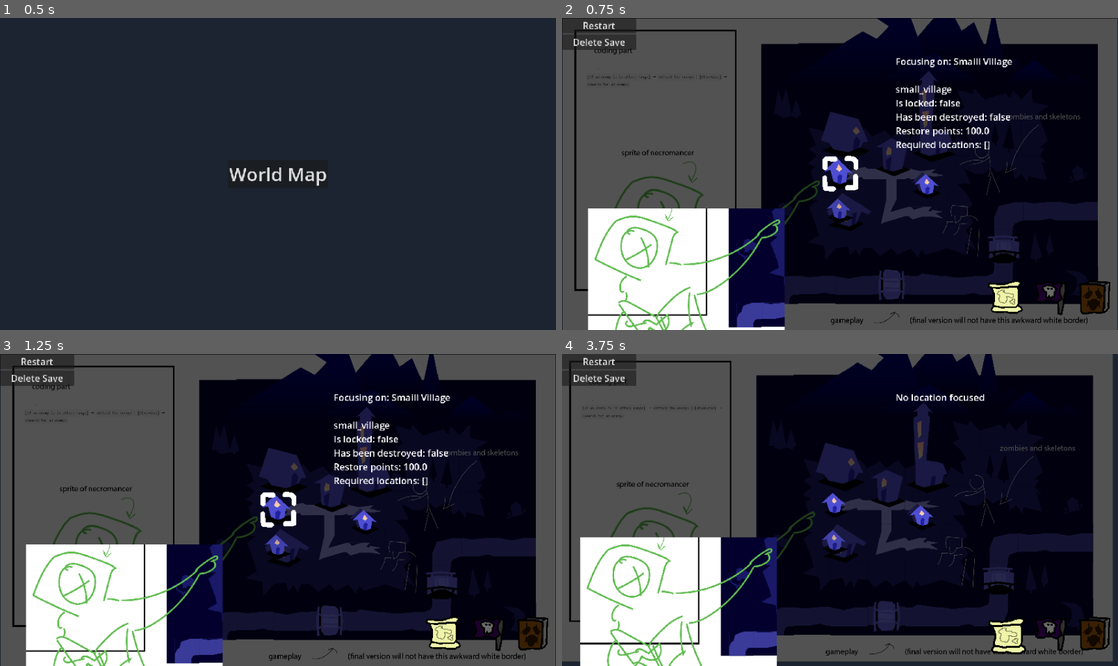
Above: before the commit, frames 1-4 (two rows, left to right).
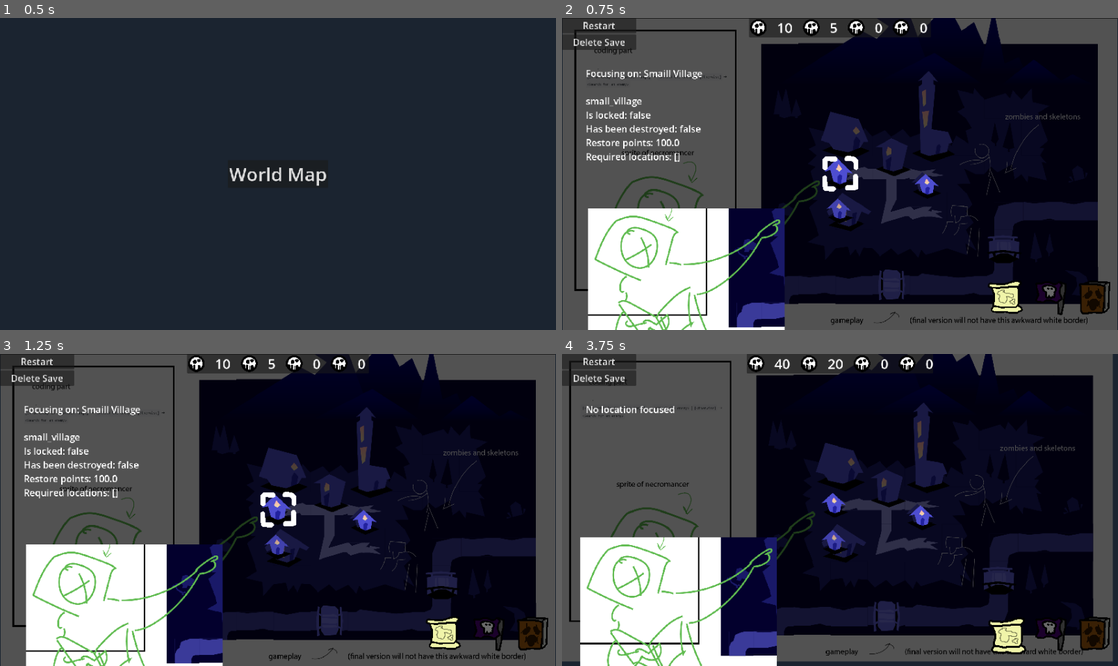
Above: after the commit, the same moments.

Repository: slost/thj-2026
Game: Godot game, scene res://systems/debug/debug_rooms.tscn
Two runs of this game, one before a commit and one after it. Both use one fixed random seed, a clock stepped at 60 frames per second and the inputs below.
Inputs (mouse positions are in pixels of both pictures, inside the frame that each line leads up to):
- Up to frame 1 (0.5 s): no input
- Up to frame 2 (0.75 s): click "World Map" at 0.5 s
- Up to frame 3 (1.25 s): no input
- Up to frame 4 (3.75 s): click "Restart" at 1.25 s; click "Restart" at 2 s; click "Restart" at 2.75 s; click (1006, 631) at 3.5 s

Frame 1 is identical in both runs. In frame 2, 4.1% of the frame differs, in the area x 4-81%, y 0-47%; in frame 3, 4.1%; in frame 4, 2.0%.

Commit message:
Add resource panel

Diff:
--- a/systems/game/game.gd
+++ b/systems/game/game.gd
@@ -1,5 +1,14 @@
 extends Node
 
+
+signal resource_changed()
+
+enum ResourceType {
+	CORPSE,
+	BONE,
+	WEAPON,
+	COLLAR,
+}
 
 const BATTLE_SCENE: String = "res://systems/battle/battle.tscn"
 const MAP_SCENE: String = "res://systems/world_map/world_map.tscn"
@@ -7,10 +16,15 @@
 const MAP_SAVE_SLOT := 0
 const DISABLED_COLOR: Color = Color.DIM_GRAY
 
-
 # States
 var raid_target_id := "" ## Save key of the town that was raided.
 var pending_raid_damage := 0.0 ## Applied after the map reloads its saved restore points.
+
+# Hard-coded resources
+var corpse := 0
+var bone := 0
+var weapon := 0
+var collar := 0
 
 # Refs
 var world_map: WorldMap
@@ -75,3 +89,45 @@
 func _clear_raid_request() -> void:
 	raid_target_id = ""
 	pending_raid_damage = 0.0
+
+
+func resource_icon_id(resource_type: ResourceType) -> String:
+	match resource_type:
+		ResourceType.CORPSE:
+			return "tex_resource_corpse"
+		ResourceType.BONE:
+			return "tex_resource_bone"
+		ResourceType.WEAPON:
+			return "tex_resource_weapon"
+		ResourceType.COLLAR:
+			return "tex_resource_collar"
+		_:
+			return ""
+
+
+func get_resource(resource_type: ResourceType) -> int:
+	match resource_type:
+		ResourceType.CORPSE:
+			return corpse
+		ResourceType.BONE:
+			return bone
+		ResourceType.WEAPON:
+			return weapon
+		ResourceType.COLLAR:
+			return collar
+		_:
+			return 0
+
+
+func change_resource(resource_type: ResourceType, amount: int) -> void:
+	match resource_type:
+		ResourceType.CORPSE:
+			corpse = max(0, corpse + amount)
+		ResourceType.BONE:
+			bone = max(0, bone + amount)
+		ResourceType.WEAPON:
+			weapon = max(0, weapon + amount)
+		ResourceType.COLLAR:
+			collar = max(0, collar + amount)
+
+	resource_changed.emit()
--- /dev/null
+++ b/systems/ui/resource_container.gd
@@ -0,0 +1,16 @@
+extends HBoxContainer
+
+
+@export var resource_type: Game.ResourceType
+@export var resource_icon: TextureRect
+@export var resource_label: Label
+
+
+func _ready() -> void:
+	resource_icon.set("asset_id", Game.resource_icon_id(resource_type))
+	Game.resource_changed.connect(self._on_resource_changed)
+
+
+func _on_resource_changed() -> void:
+	var amount: int = Game.get_resource(resource_type)
+	resource_label.text = str(amount)
--- /dev/null
+++ b/systems/ui/resource_container.tscn
@@ -0,0 +1,30 @@
+[gd_scene format=3 uid="uid://bcylly0bi2ki5"]
+
+[ext_resource type="Script" uid="uid://br4lnhmjemdvn" path="res://systems/ui/resource_container.gd" id="1_3tmn1"]
+[ext_resource type="Script" uid="uid://crmljyqhag08o" path="res://addons/lost_framework/modules/asset_manager/hot_swap_texture_rect.gd" id="2_3tmn1"]
+[ext_resource type="Texture2D" uid="uid://n4il446g0bh1" path="res://placeholders/tex_res_bone.png" id="2_8eyut"]
+
+[sub_resource type="LabelSettings" id="LabelSettings_vjbm6"]
+font_size = 48
+
+[node name="HBoxContainer" type="HBoxContainer" unique_id=638644848 node_paths=PackedStringArray("resource_icon", "resource_label")]
+offset_right = 133.0
+offset_bottom = 88.0
+theme_override_constants/separation = 32
+script = ExtResource("1_3tmn1")
+resource_icon = NodePath("HotSwapTextureRect")
+resource_label = NodePath("Label")
+
+[node name="HotSwapTextureRect" type="TextureRect" parent="." unique_id=253163267]
+custom_minimum_size = Vector2(64, 64)
+custom_maximum_size = Vector2(64, 64)
+propagate_maximum_size = true
+layout_mode = 2
+texture = ExtResource("2_8eyut")
+script = ExtResource("2_3tmn1")
+metadata/_custom_type_script = "uid://crmljyqhag08o"
+
+[node name="Label" type="Label" parent="." unique_id=620930049]
+layout_mode = 2
+text = "0"
+label_settings = SubResource("LabelSettings_vjbm6")
--- a/systems/world_map/world_map.gd
+++ b/systems/world_map/world_map.gd
@@ -25,6 +25,11 @@
 	Game.world_map = self
 	unfocus_location()
 	set_state()
+
+	# Test resources
+	Game.change_resource(Game.ResourceType.CORPSE, 10)
+	Game.change_resource(Game.ResourceType.BONE, 5)
+	Game.change_resource(Game.ResourceType.WEAPON, -3)
 
 
 func _input(event: InputEvent) -> void:
--- a/systems/world_map/world_map.tscn
+++ b/systems/world_map/world_map.tscn
@@ -9,6 +9,7 @@
 [ext_resource type="Script" uid="uid://jc6n263ren8b" path="res://systems/world_map/town_def.gd" id="5_mtdre"]
 [ext_resource type="Texture2D" uid="uid://dqmg8d3tr3fsm" path="res://placeholders/text_pages.png" id="6_5rc7b"]
 [ext_resource type="Script" uid="uid://dw84jg68x20tf" path="res://addons/lost_framework/modules/camera_controler/mouse_pan_component.gd" id="6_pan"]
+[ext_resource type="PackedScene" uid="uid://bcylly0bi2ki5" path="res://systems/ui/resource_container.tscn" id="6_vjbm6"]
 [ext_resource type="Script" uid="uid://dr6gpm73wngym" path="res://addons/lost_framework/modules/camera_controler/parallax_offset_component.gd" id="7_parallax"]
 [ext_resource type="Script" uid="uid://bo1xnktwb64sr" path="res://systems/world_map/map_state_button.gd" id="10_5rc7b"]
 [ext_resource type="Texture2D" uid="uid://daxebvd3b1w3v" path="res://placeholders/text_icon_map.png" id="10_5xdch"]
@@ -63,26 +64,26 @@
 layer = 10
 
 [node name="DebugLabel" type="Label" parent="UI" unique_id=2113755158]
-offset_left = 1152.0
-offset_top = 128.0
-offset_right = 1792.0
-offset_bottom = 384.0
+offset_left = 82.0
+offset_top = 169.0
+offset_right = 722.0
+offset_bottom = 425.0
 text = "aaaa
 bbbb
 cccc
 dddd"
 label_settings = SubResource("LabelSettings_6ji8r")
 
-[node name="VBoxContainer" type="VBoxContainer" parent="UI" unique_id=885843626]
+[node name="DebugContainer" type="VBoxContainer" parent="UI" unique_id=885843626]
 offset_right = 256.0
 offset_bottom = 88.0
 
-[node name="RestartButton" type="Button" parent="UI/VBoxContainer" unique_id=929059393]
+[node name="RestartButton" type="Button" parent="UI/DebugContainer" unique_id=929059393]
 layout_mode = 2
 theme_override_font_sizes/font_size = 32
 text = "Restart"
 
-[node name="DeleteSaveButton" type="Button" parent="UI/VBoxContainer" unique_id=947512725]
+[node name="DeleteSaveButton" type="Button" parent="UI/DebugContainer" unique_id=947512725]
 layout_mode = 2
 theme_override_font_sizes/font_size = 32
 text = "Delete Save"
@@ -125,6 +126,34 @@
 script = ExtResource("10_5rc7b")
 state = 3
 
+[node name="PanelContainer" type="PanelContainer" parent="UI" unique_id=1992228062]
+anchors_preset = 5
+anchor_left = 0.5
+anchor_right = 0.5
+offset_left = -314.0
+offset_right = 314.0
+offset_bottom = 67.0
+grow_horizontal = 2
+
+[node name="VBoxContainer2" type="HBoxContainer" parent="UI/PanelContainer" unique_id=129489134]
+layout_mode = 2
+theme_override_constants/separation = 32
+
+[node name="HBoxContainer" parent="UI/PanelContainer/VBoxContainer2" unique_id=638644848 instance=ExtResource("6_vjbm6")]
+layout_mode = 2
+
+[node name="HBoxContainer2" parent="UI/PanelContainer/VBoxContainer2" unique_id=524003532 instance=ExtResource("6_vjbm6")]
+layout_mode = 2
+resource_type = 1
+
+[node name="HBoxContainer3" parent="UI/PanelContainer/VBoxContainer2" unique_id=868916832 instance=ExtResource("6_vjbm6")]
+layout_mode = 2
+resource_type = 2
+
+[node name="HBoxContainer4" parent="UI/PanelContainer/VBoxContainer2" unique_id=1912400172 instance=ExtResource("6_vjbm6")]
+layout_mode = 2
+resource_type = 3
+
 [node name="CodeLayer" type="CanvasLayer" parent="." unique_id=1508585818]
 
 [node name="Map" type="Node2D" parent="." unique_id=2131770903]
@@ -252,5 +281,5 @@
 asset_id = "tex_portrait_focus"
 metadata/_custom_type_script = "uid://bgit4iapmj1bm"
 
-[connection signal="pressed" from="UI/VBoxContainer/RestartButton" to="." method="_on_restart_button_pressed"]
-[connection signal="pressed" from="UI/VBoxContainer/DeleteSaveButton" to="." method="_on_delete_save_button_pressed"]
+[connection signal="pressed" from="UI/DebugContainer/RestartButton" to="." method="_on_restart_button_pressed"]
+[connection signal="pressed" from="UI/DebugContainer/DeleteSaveButton" to="." method="_on_delete_save_button_pressed"]
Binary file added: placeholders/tex_res_bone.png
Not shown, added: placeholders/tex_res_bone.png.import
Not shown, added: systems/ui/resource_container.gd.uid
